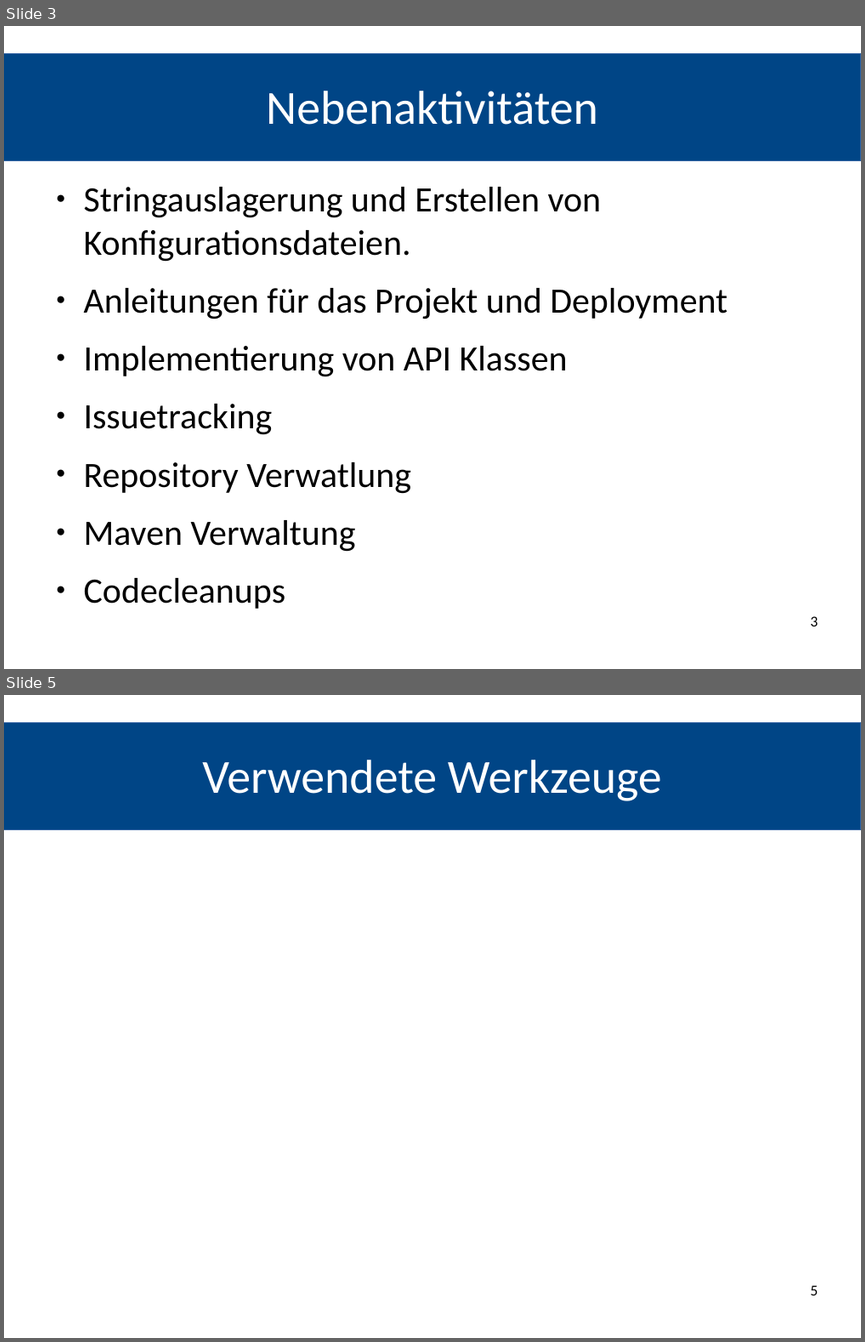
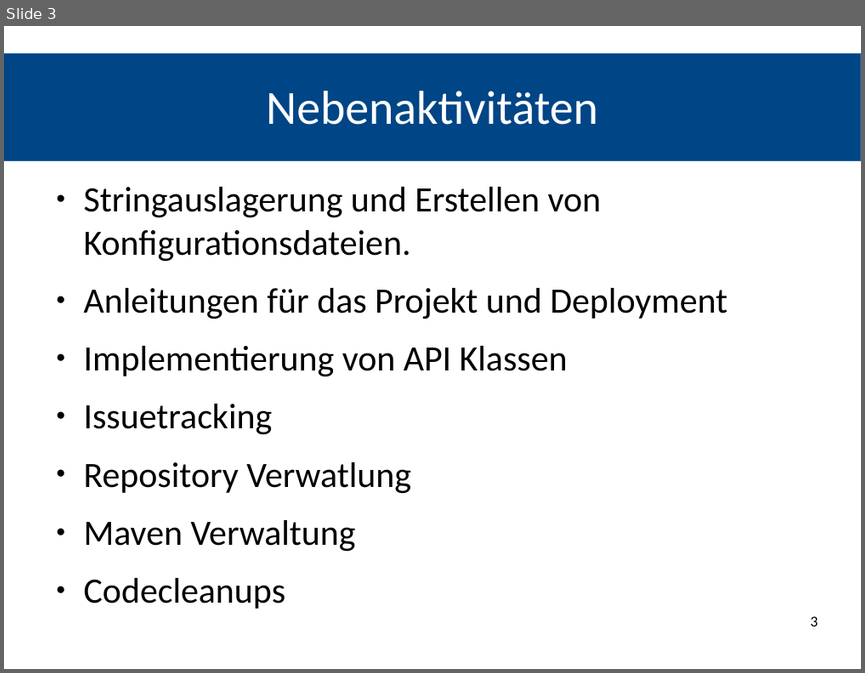
Before and after one commit to REMEXLabs/OpenAPE, a slide deck: Abschlusspräsentation/Stephan.odp. Shown one above the other, each under a label of ours: slides 3 and 5 before the commit, slide 3 after it; the slides between them are not shown. The pictures are 865x1342 and 865x673 pixels, drawn with LibreOffice and Linux fonts; fonts in the diff are those of the drawing. Boxes give left, top, right and bottom in pixels: in the first picture for what was removed or moved away, otherwise in the second. Text is boxed around its words. In the diff, an @@ line names an element or a change of style, - is before the commit and + after.

```diff
--- a/Abschlusspräsentation/Stephan.odp
+++ b/Abschlusspräsentation/Stephan.odp
@@ slide 5 removed at [4,695,861,1338], background #FFFFFF; not listed: 1 template element that a slide beside it also shows @@
@@ title removed at [202,760,662,801] @@
-Verwendete Werkzeuge
@@ page number removed at [810,1285,817,1295] @@
-5
```
Also in this commit, not shown: 2 slides added, 1 other slide removed, 2 other files.
